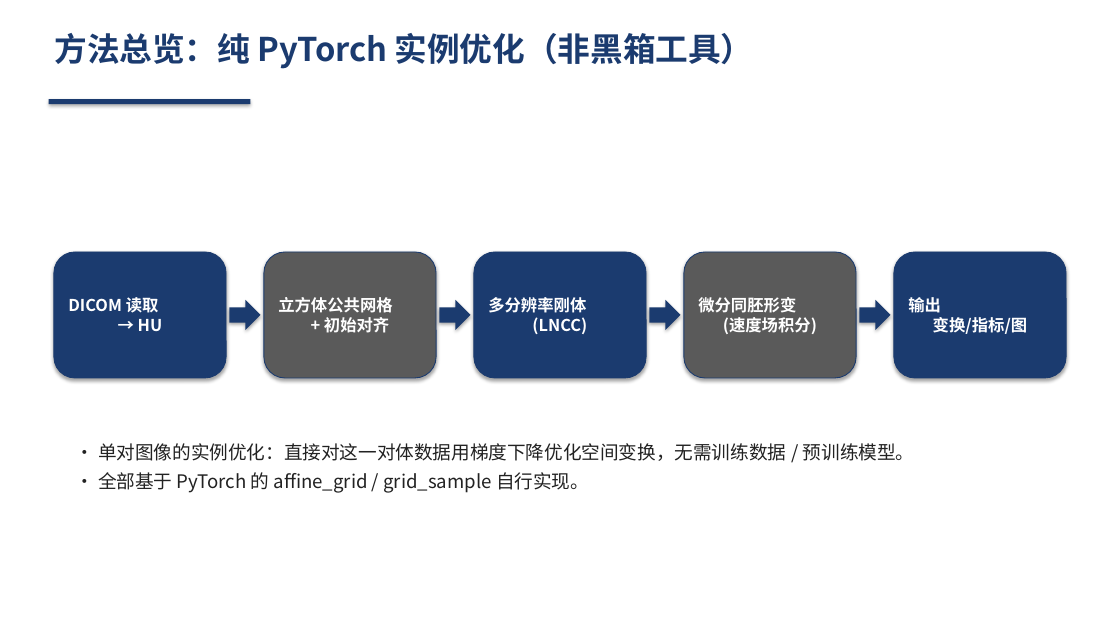
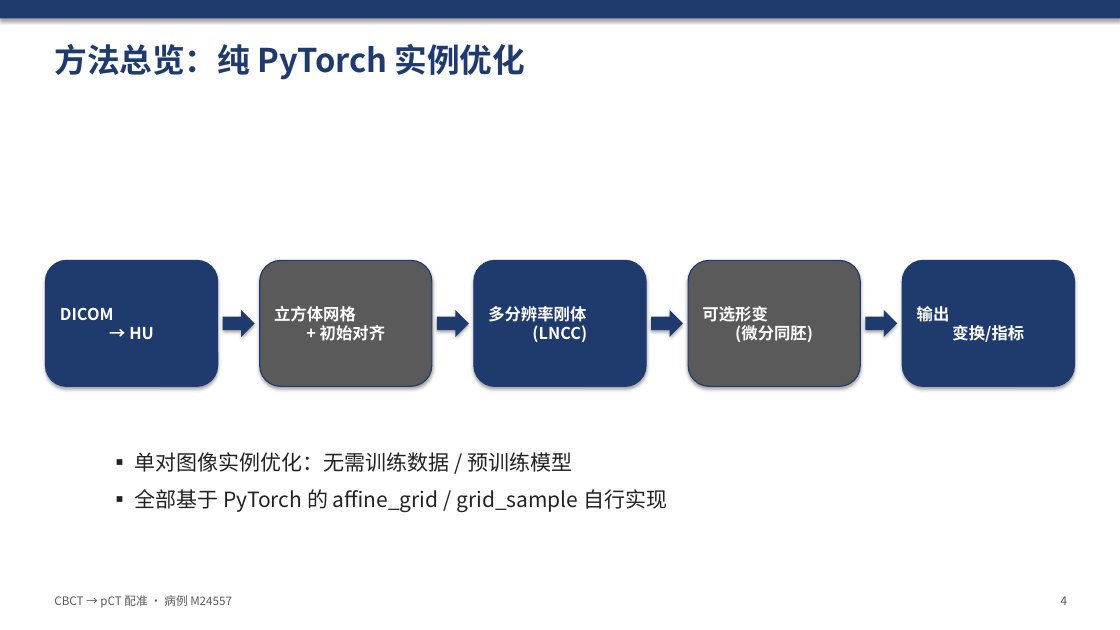
Before and after one commit to develop-yang/Task, a slide deck: slide 4 of results_sample/CBCT_pCT_配准汇报.pptx. Drawn at 1120x630 pixels with LibreOffice and Linux fonts; fonts in the diff are those of the drawing. Boxes give left, top, right and bottom in pixels: in the first picture for what was removed or moved away, otherwise in the second. Text is boxed around its words. In the diff, an @@ line names an element or a change of style, - is before the commit and + after.

```diff
--- a/results_sample/CBCT_pCT_配准汇报.pptx
+++ b/results_sample/CBCT_pCT_配准汇报.pptx
@@ rectangle added at (0,0,1120,18), fill #1F3B6E @@
@@ text at (54,44,526,80): text changed; text colour #1B3B6F to #1F3B6E @@
-方法总览：纯 PyTorch 实例优化（非黑箱工具）
+方法总览：纯 PyTorch 实例优化
@@ rectangle removed at (49,99,250,104) @@
@@ fill #1B3B6F to #1F3B6E; outline #1B3B6F 0.75 pt to #1F3B6E 1 pt in 3 elements at (474,260,646,386), (902,260,1075,386), (45,260,218,386) @@
@@ rounded rectangle "DICOM → HU": place and size @@
-rounded rectangle "DICOM → HU" at (54,252,226,378)
+rounded rectangle "DICOM → HU" at (45,260,218,386)
@@ rounded rectangle "立方体网格 + 初始对齐": place and size @@
-rounded rectangle "立方体网格 + 初始对齐" at (264,252,436,378)
+rounded rectangle "立方体网格 + 初始对齐" at (260,260,432,386)
@@ rounded rectangle "立方体网格 + 初始对齐" at (260,260,432,386): outline #1B3B6F 0.75 pt to #1F3B6E 1 pt @@
@@ rounded rectangle "多分辨率刚体 (LNCC)": place and size @@
-rounded rectangle "多分辨率刚体 (LNCC)" at (474,252,646,378)
+rounded rectangle "多分辨率刚体 (LNCC)" at (474,260,646,386)
@@ rounded rectangle "可选形变 (微分同胚)" at (688,260,860,386): outline #1B3B6F 0.75 pt to #1F3B6E 1 pt @@
@@ rounded rectangle "可选形变 (微分同胚)": place and size @@
-rounded rectangle "可选形变 (微分同胚)" at (684,252,856,378)
+rounded rectangle "可选形变 (微分同胚)" at (688,260,860,386)
@@ rounded rectangle "输出 变换/指标": place and size @@
-rounded rectangle "输出 变换/指标" at (894,252,1066,378)
+rounded rectangle "输出 变换/指标" at (902,260,1075,386)
@@ text in rounded rectangle at (60,307,154,339): text changed @@
-DICOM 读取
-→ HU
+DICOM
+→ HU
@@ fill #1B3B6F to #1F3B6E in 3 elements at (651,310,683,337), (437,310,469,337), (223,310,255,337) @@
@@ right arrow: place and size @@
-right arrow at (439,300,471,330)
+right arrow at (223,310,255,337)
@@ right arrow removed at (229,300,260,330) @@
@@ text in rounded rectangle at (274,306,385,341): text changed @@
-立方体公共网格
-+ 初始对齐
+立方体网格
++ 初始对齐
@@ right arrow: place and size @@
-right arrow at (649,300,681,330)
+right arrow at (437,310,469,337)
@@ right arrow: place and size @@
-right arrow at (860,300,891,330)
+right arrow at (651,310,683,337)
@@ text in rounded rectangle at (702,306,813,342): text changed @@
-微分同胚形变
-(速度场积分)
+可选形变
+(微分同胚)
@@ right arrow added at (865,310,897,337), fill #1F3B6E @@
@@ text in rounded rectangle at (917,306,1024,342): text changed @@
-输出
-变换/指标/图
+输出
+变换/指标
@@ text at (135,452,667,512): text changed; size 16 to 18 pt @@
-• 单对图像的实例优化：直接对这一对体数据用梯度下降优化空间变换，无需训练数据 / 预训练模型。
-• 全部基于 PyTorch 的 affine_grid / grid_sample 自行实现。
+▪ 单对图像实例优化：无需训练数据 / 预训练模型
+▪ 全部基于 PyTorch 的 affine_grid / grid_sample 自行实现
@@ text added at (54,595,232,608), 10 pt, text #5A5A5A @@
+CBCT → pCT 配准 · 病例 M24557
@@ text added at (1061,596,1067,605), 10 pt, text #5A5A5A @@
+4
```
Also in this commit, not shown: 8 other slides changed, 1 slide added, 1 slide removed, 9 other files.
